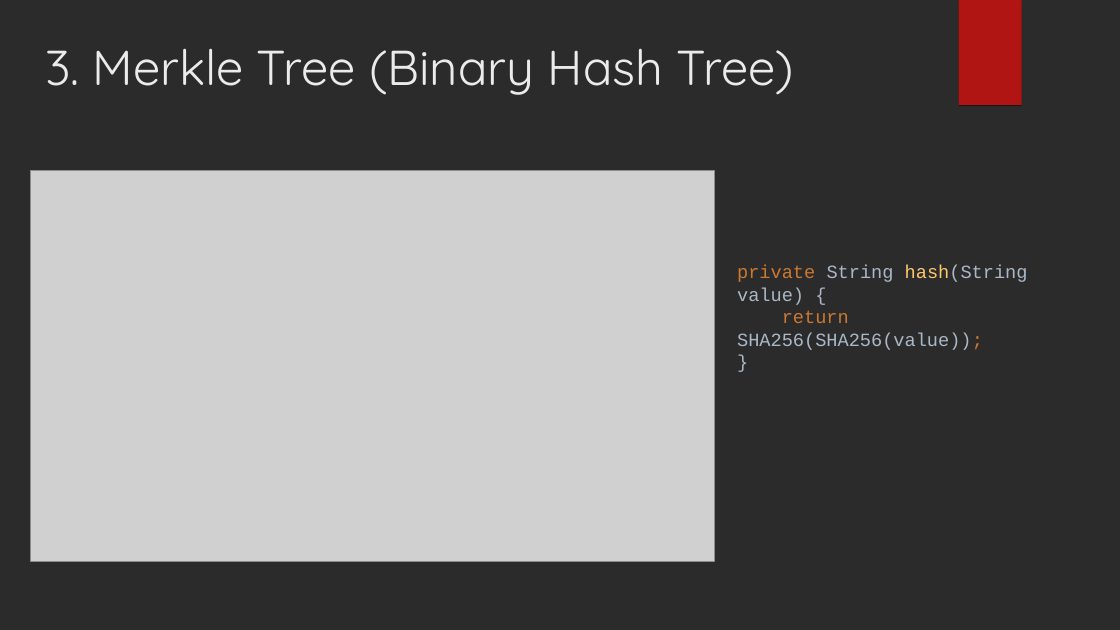
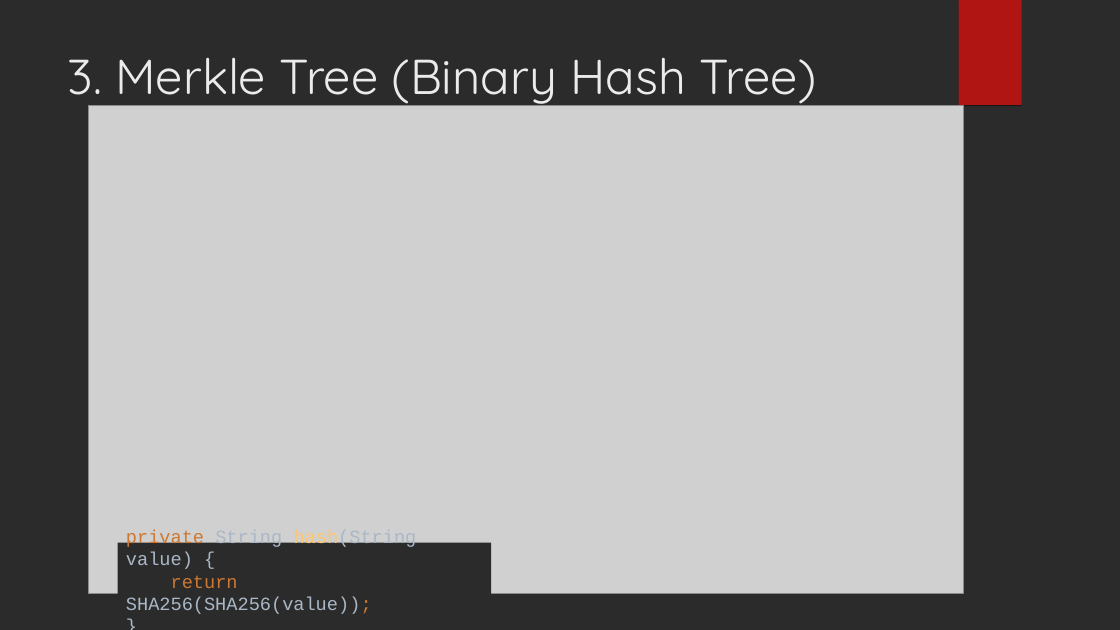
Before and after one commit to ddlzoe/PersonalBlog, a slide deck: slide 7 of Blockchain.ppt. Drawn at 1120x630 pixels with LibreOffice and Linux fonts; fonts in the diff are those of the drawing; grey boxes stand for pictures; background and template pictures are left out; a plain dark background stands for a picture behind light text. Boxes give left, top, right and bottom in pixels: in the first picture for what was removed or moved away, otherwise in the second. Text is boxed around its words. In the diff, an @@ line names an element or a change of style, - is before the commit and + after.

```diff
--- a/Blockchain.ppt
+++ b/Blockchain.ppt
@@ title "3. Merkle Tree (Binary Hash ..." rewrapped from box(45, 48, 794, 95) to box(68, 57, 816, 108) @@
@@ picture: place and size @@
-picture at box(30, 170, 714, 562)
+picture at box(88, 106, 963, 594)
@@ rectangle "private String hash(String value) { ...": place and size @@
-rectangle "private String hash(String value) { ..." at box(737, 265, 1028, 350)
+rectangle "private String hash(String value) { ..." at box(118, 542, 491, 618)
```
Also in this commit, not shown: 3 other slides changed, 2 slides removed.
